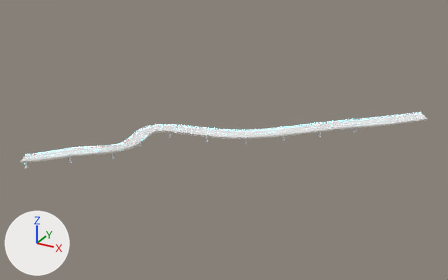
A saved change to the FBX model assets/maps/FutureCity/SM_FutureCity_Track_07.fbx.
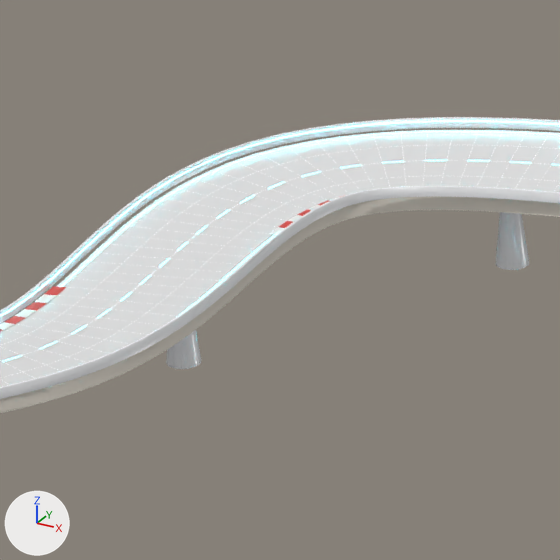
Each version is shown whole from a 50 mm lens placed at (138.6, -1244.8, 250.2), pointed at (-135.8, -745.9, 0.7), then close up on the part from 28% to 39% of the width and 41% to 59% of the height. Every picture has the same lights, and +X, +Y and +Z are marked at lower left. The first two pictures are the older version. Vertices at exactly the same position are counted once.

Objects in the first close-up: 'SM_FutureCity_Track_07'.
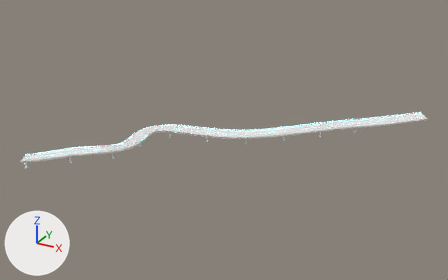
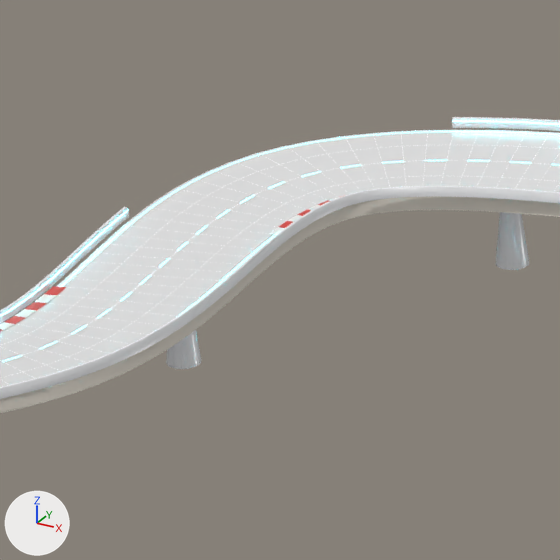
Patch to the scene script:
```diff
--- a/assets/maps/FutureCity/SM_FutureCity_Track_07.fbx.py
+++ b/assets/maps/FutureCity/SM_FutureCity_Track_07.fbx.py
@@ me_sm_futurecity_track_07 @@
 # used by ob_sm_futurecity_track_07; location = (0.0, 0.0, 0.0)
-me_sm_futurecity_track_07.from_pydata(...)  # 6240 vertices, 5763 faces; spans x -281.0..33.0, y -885.0..-594.0, z -8.0..9.0
+me_sm_futurecity_track_07.from_pydata(...)  # 6136 vertices, 5673 faces; spans x -281.0..33.0, y -885.0..-594.0, z -8.0..9.0
+# me_sm_futurecity_track_07 part 1
+# 104 vertices are removed from x -222.0..-209.0, y -776.0..-747.0, z 3.0..4.0
+# 98 faces are deleted
+# 8 new faces join them, mat_m_future_white
 me_sm_futurecity_track_07.materials.append(mat_m_track_shoulder)
```

Location of each change, [x1, y1, x2, y2] in pixels of the close-ups (560 x 560 px):
part 1 of me_sm_futurecity_track_07, cut back
    before: [125, 117, 453, 216]
